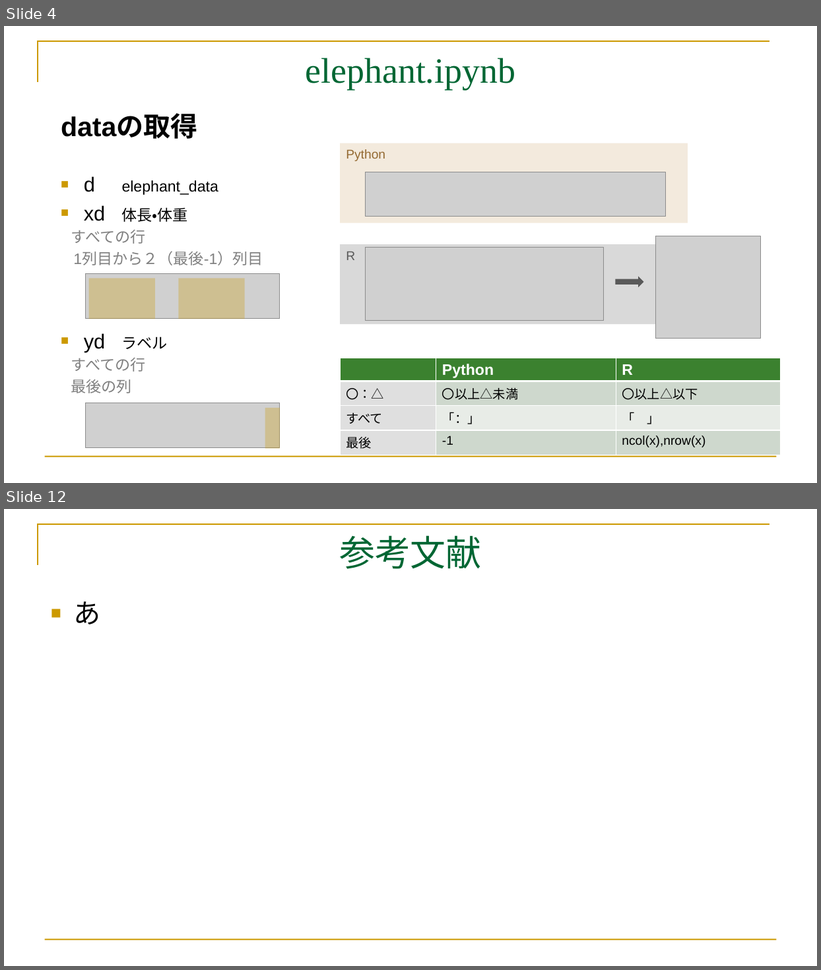
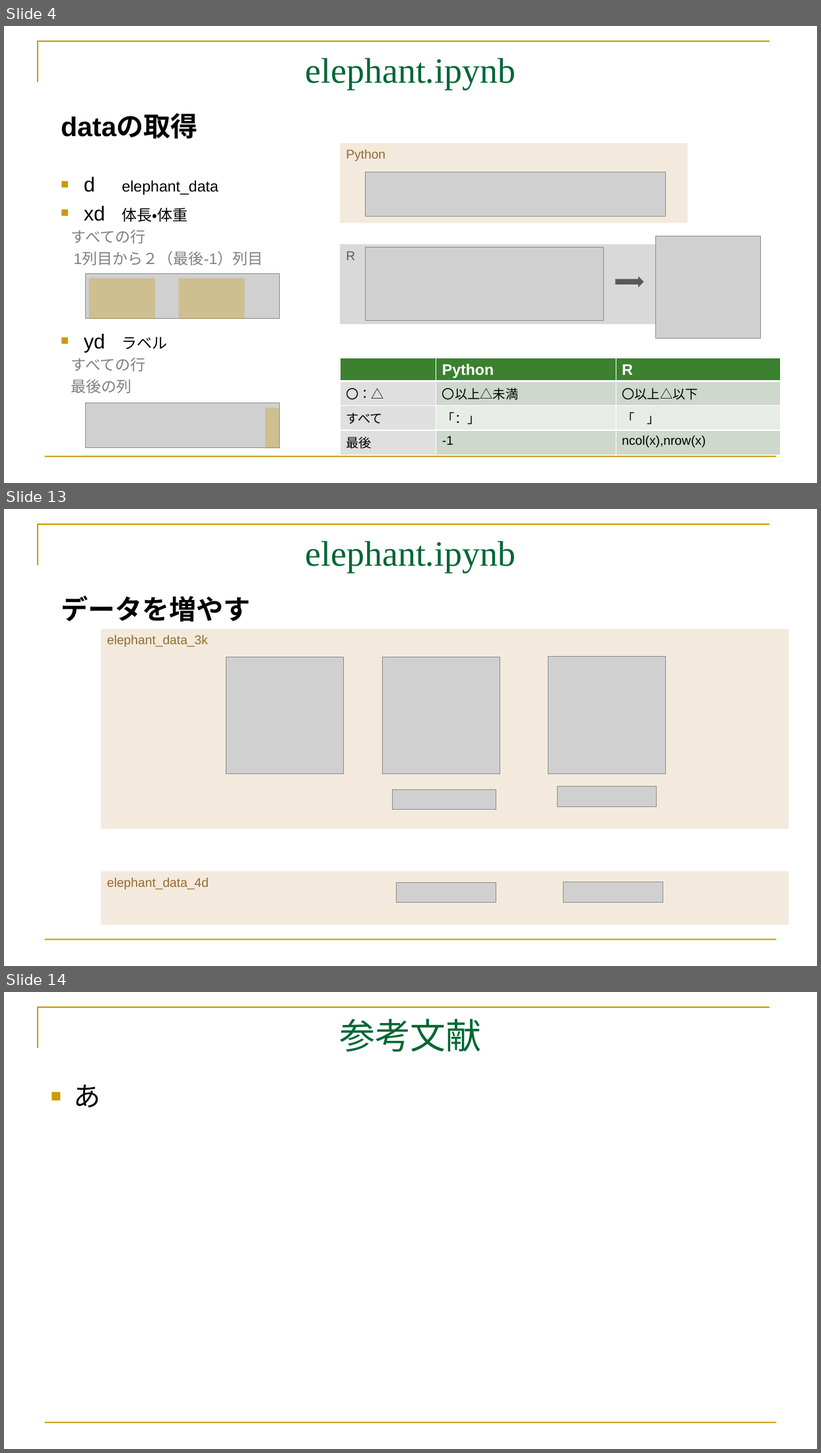
Before and after one commit to mei-517/GoogleColab, a slide deck: GoogleColab.part3.pptx. Shown one above the other, each under a label of ours: slides 4 and 12 before the commit, slides 4, 13 and 14 after it; the slides between them are not shown. The pictures are 821x970 and 821x1453 pixels, drawn with LibreOffice and Linux fonts; fonts in the diff are those of the drawing; grey boxes stand for pictures. Boxes give left, top, right and bottom in pixels: in the first picture for what was removed or moved away, otherwise in the second. Text is boxed around its words. In the diff, an @@ line names an element or a change of style, - is before the commit and + after.

Commit message:
add 1-3 20260915 elephant.ipynb完成版

```diff
--- a/GoogleColab.part3.pptx
+++ b/GoogleColab.part3.pptx
@@ slide 13 added at (4,509,817,966), background #FFFFFF; not listed: 2 template elements that a slide beside it also shows @@
@@ title added at (306,541,516,573), 42 pt, text #006633 @@
+elephant.ipynb
@@ text added at (61,595,251,622), 32 pt, text #000000, bold @@
+データを増やす
@@ rectangle added at (101,629,789,829), fill #F3EADD, 15 pt, text #946A32 @@
+elephant_data_3k
@@ picture added at (226,657,344,774) @@
@@ picture added at (383,657,500,774) @@
@@ picture added at (548,657,665,774) @@
@@ picture added at (393,789,496,809) @@
@@ picture added at (557,787,657,807) @@
@@ rectangle added at (101,872,789,925), fill #F3EADD, 15 pt, text #946A32 @@
+elephant_data_4d
@@ picture added at (397,883,496,902) @@
@@ picture added at (564,883,663,902) @@
@@ what was slide 12 is now slide 14 @@
```
Also in this commit, not shown: 2 slides changed, 6 other slides added, 5 slides removed, 20 other files.
